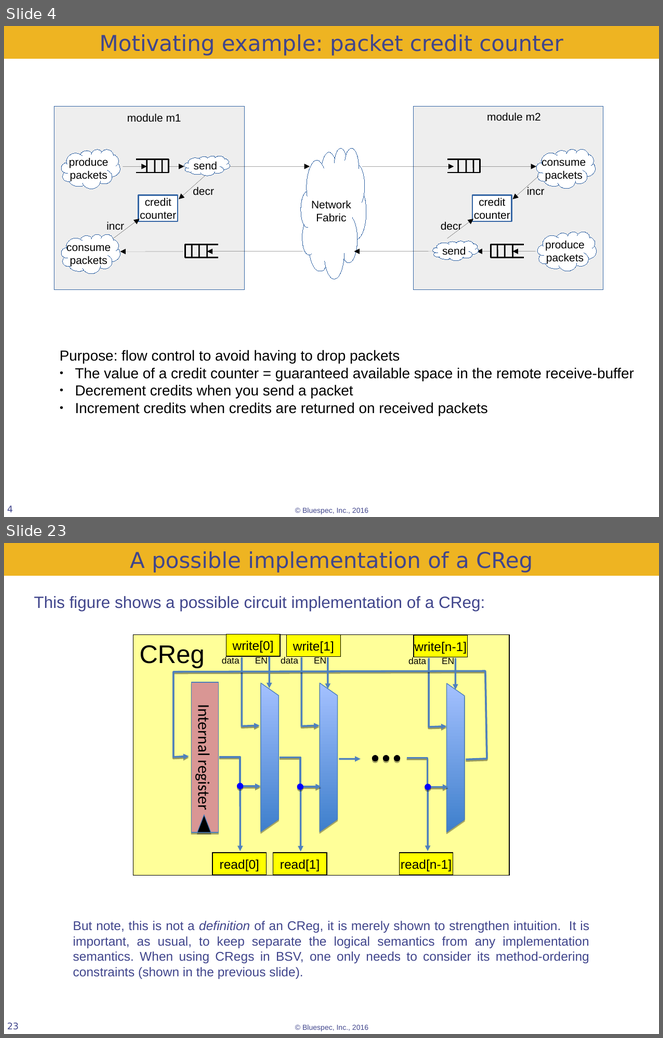
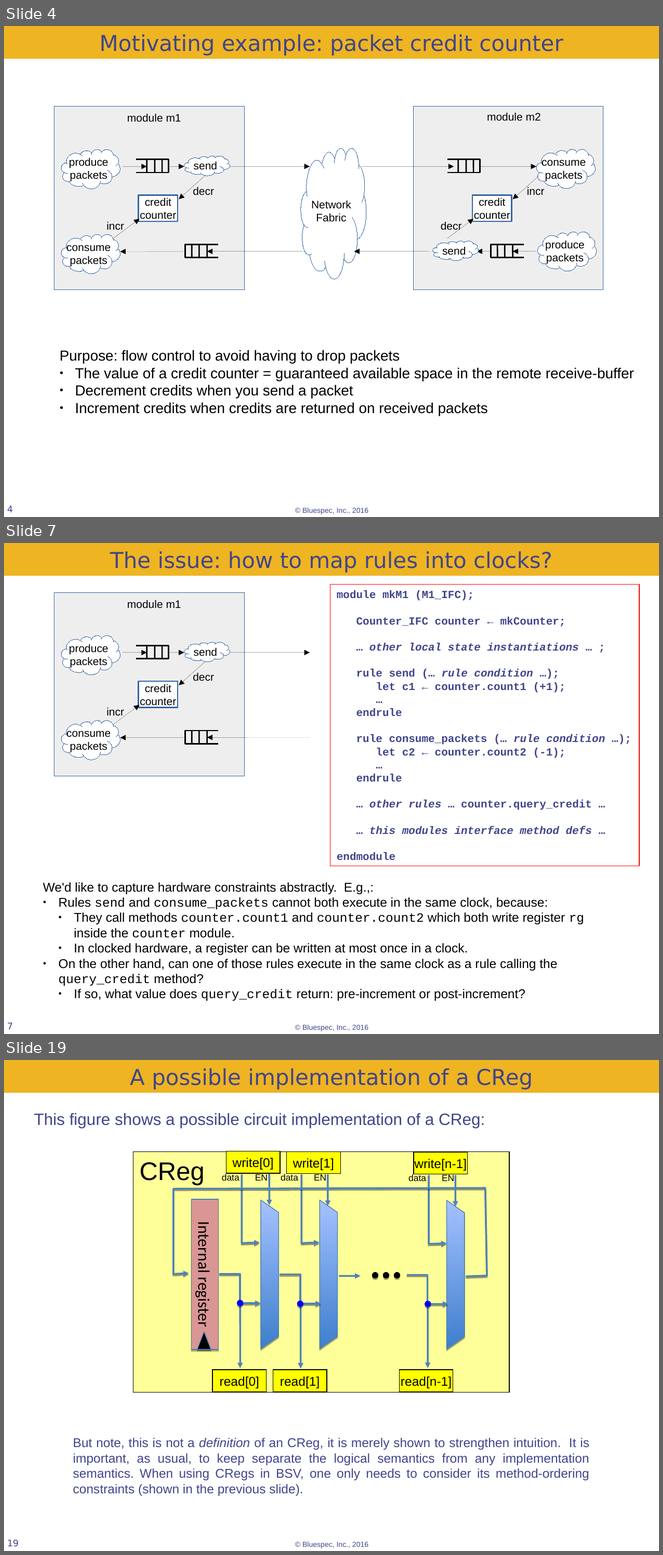
Before and after one commit to rsnikhil/Bluespec_BSV_Formal_Semantics, a slide deck: BSV_Semantics.odp. Shown one above the other, each under a label of ours: slides 4 and 23 before the commit, slides 4, 7 and 19 after it; the slides between them are not shown. The pictures are 663x1038 and 663x1555 pixels, drawn with LibreOffice and Linux fonts; fonts in the diff are those of the drawing; background and template pictures are left out. Boxes give left, top, right and bottom in pixels: in the first picture for what was removed or moved away, otherwise in the second. Text is boxed around its words. In the diff, an @@ line names an element or a change of style, - is before the commit and + after.

```diff
--- a/BSV_Semantics.odp
+++ b/BSV_Semantics.odp
@@ slide 7 added at (4,543,659,1034), background #FFFFFF; not listed: 1 template element that a slide beside it also shows @@
@@ rectangle added at (4,543,659,576), fill #EEB422, 24 pt, text #40458C @@
+The issue: how to map rules into clocks?
@@ rectangle added at (330,584,639,866), outline #FF0000 0.74 pt, 12 pt, text #40458C, bold @@
+module mkM1 (M1_IFC);
+Counter_IFC counter ← mkCounter;
+… other local state instantiations … ;
+rule send (… rule condition …);
+let c1 ← counter.count1 (+1);
+…
+endrule
+rule consume_packets (… rule condition …);
+let c2 ← counter.count2 (-1);
+…
+endrule
+… other rules … counter.query_credit …
+… this modules interface method defs …
+endmodule
@@ rectangle added at (54,593,244,776), fill #EEEEEE, outline #3465A4 0 pt @@
@@ text added at (127,600,181,609), 12 pt, text #000000 @@
+module m1
@@ freeform shape added at (61,636,120,675), fill #FFFFFF, outline #3465A4 0 pt, 12 pt, text #000000 @@
+produce
+packets
@@ group added at (136,646,168,659): 3 lines, 1 freeform shape @@
@@ freeform shape added at (184,642,230,662), fill #FFFFFF, outline #3465A4 0 pt, 12 pt, text #000000 @@
+send
@@ arrow added from (123, 652) to (147, 652), #000000 0 pt @@
@@ arrow added from (168, 652) to (184, 652), #000000 0 pt @@
@@ arrow added from (205, 662) to (179, 685), #000000 0 pt @@
@@ arrow added from (230, 652) to (310, 652), #000000 0 pt @@
@@ rectangle added at (138,681,178,707), fill #FFFFFF, outline #3465A4 1.5 pt, 12 pt, text #000000 @@
+credit
+counter
@@ text added at (193,672,214,681), 12 pt, text #000000 @@
+decr
@@ text added at (106,707,124,718), 12 pt, text #000000 @@
+incr
@@ arrow added from (113, 724) to (140, 705), #000000 0 pt @@
@@ freeform shape added at (61,720,120,760), fill #FFFFFF, outline #3465A4 0 pt, 12 pt, text #000000 @@
+consume
+packets
@@ arrow added from (183, 737) to (120, 737), #000000 0 pt @@
@@ group added at (185,731,218,744): 3 lines, 1 freeform shape @@
@@ arrow added from (310, 737) to (207, 737), #000000 0 pt @@
@@ text added at (43,883,584,1001), 14 pt, text #000000 @@
+We'd like to capture hardware constraints abstractly. E.g.,:
+● Rules send and consume_packets cannot both execute in the same clock, because:
+  ● They call methods counter.count1 and counter.count2 which both write register rg inside the counter module.
+  ● In clocked hardware, a register can be written at most once in a clock.
+● On the other hand, can one of those rules execute in the same clock as a rule calling the query_credit method?
+  ● If so, what value does query_credit return: pre-increment or post-increment?
@@ page number added at (7,1023,13,1030), 10 pt, text #40458C @@
+7
@@ what was slide 23 is now slide 19 @@
@@ page number at (7,1540,19,1547): text changed @@
-23
+19
```
Also in this commit, not shown: 7 slides changed, 7 other slides added, 5 slides removed.
